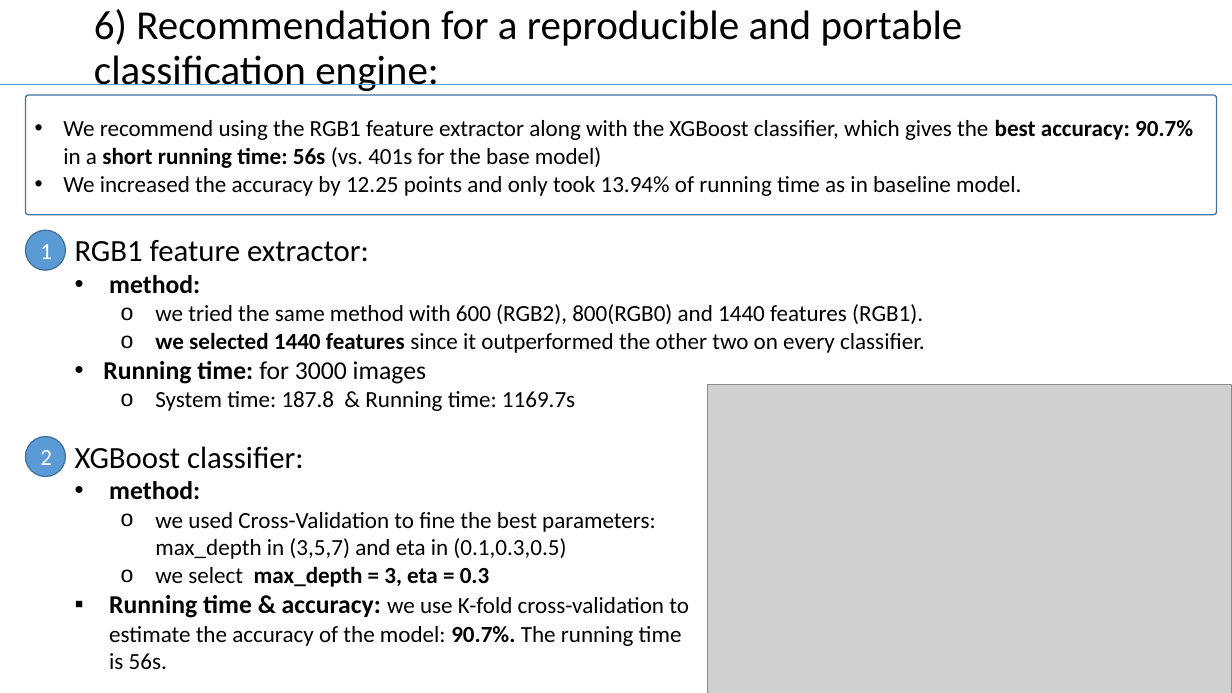
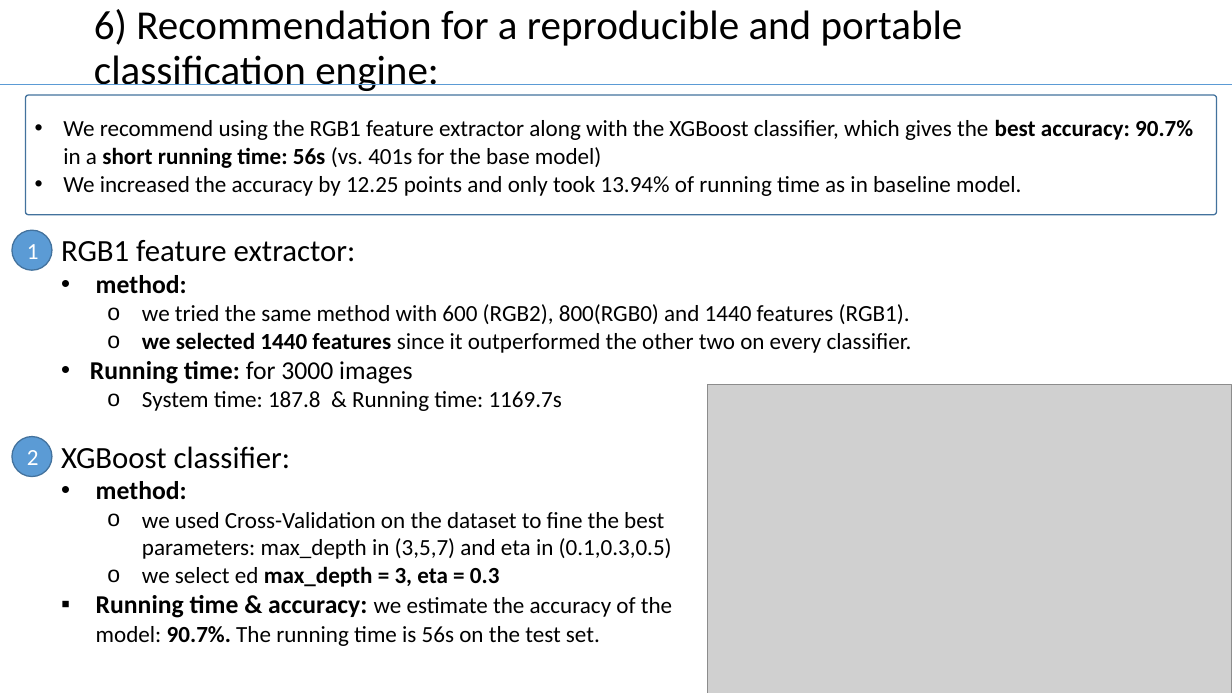
Before and after one commit to TZstatsADS/Fall2017-project3-grp7, a slide deck: slide 7 of doc/team7_presentation.pptx. Drawn at 1232x693 pixels with LibreOffice and Linux fonts; fonts in the diff are those of the drawing; grey boxes stand for pictures. Boxes give left, top, right and bottom in pixels: in the first picture for what was removed or moved away, otherwise in the second. Text is boxed around its words. In the diff, an @@ line names an element or a change of style, - is before the commit and + after.

```diff
--- a/doc/team7_presentation.pptx
+++ b/doc/team7_presentation.pptx
@@ 2 ellipses, 1 text: place and size @@
-2 ellipses, 1 text at [26, 230, 925, 476]
+2 ellipses, 1 text at [12, 230, 912, 476]
@@ text "XGBoost classifier:": place and size @@
-text "XGBoost classifier:" at [75, 446, 689, 669]
+text "XGBoost classifier:" at [61, 446, 672, 646]
@@ text at [96, 512, 672, 646]: text changed @@
-  o we used Cross-Validation to fine the best parameters: max_depth in (3,5,7) and eta in (0.1,0.3,0.5)
-  o we select max_depth = 3, eta = 0.3
-▪ Running time & accuracy: we use K-fold cross-validation to estimate the accuracy of the model: 90.7%. The running time is 56s.
+  o we used Cross-Validation on the dataset to fine the best parameters: max_depth in (3,5,7) and eta in (0.1,0.3,0.5)
+  o we select ed max_depth = 3, eta = 0.3
+▪ Running time & accuracy: we estimate the accuracy of the model: 90.7%. The running time is 56s on the test set.
```
Also in this commit, not shown: 3 other slides changed.
